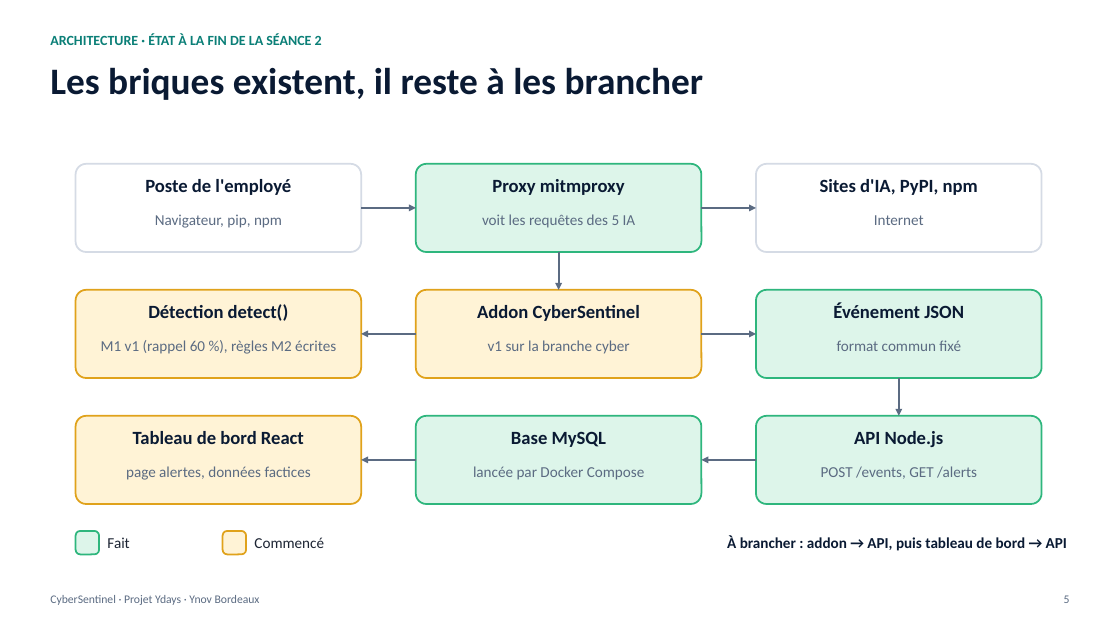
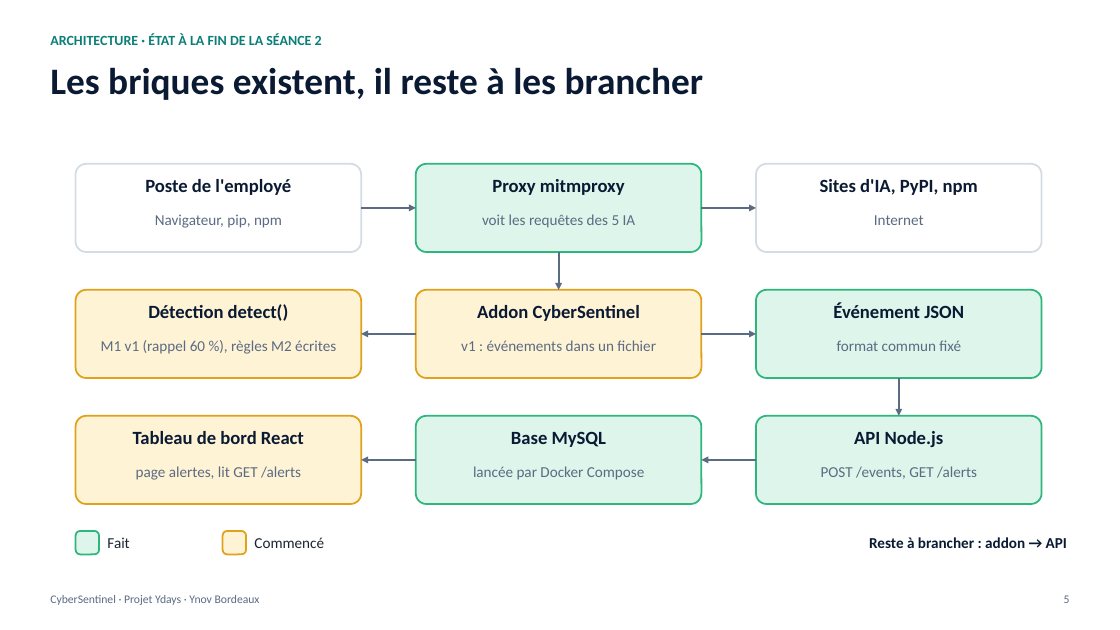
Before and after one commit to fatima774/projet_ydays, a slide deck: slide 5 of docs/presentations/seance-02/CyberSentinel-presentation.pptx. Drawn at 1120x630 pixels with LibreOffice and Linux fonts; fonts in the diff are those of the drawing. Boxes give left, top, right and bottom in pixels: in the first picture for what was removed or moved away, otherwise in the second. Text is boxed around its words. In the diff, an @@ line names an element or a change of style, - is before the commit and + after.

```diff
--- a/docs/presentations/seance-02/CyberSentinel-presentation.pptx
+++ b/docs/presentations/seance-02/CyberSentinel-presentation.pptx
@@ text at (461, 340, 656, 351): text changed @@
-v1 sur la branche cyber
+v1 : événements dans un fichier
@@ text at (136, 466, 301, 480): text changed @@
-page alertes, données factices
+page alertes, lit GET /alerts
@@ text at (869, 537, 1067, 548): text changed @@
-À brancher : addon → API, puis tableau de bord → API
+Reste à brancher : addon → API
```
Also in this commit, not shown: 8 other slides changed, 2 slides added, 37 other files.
